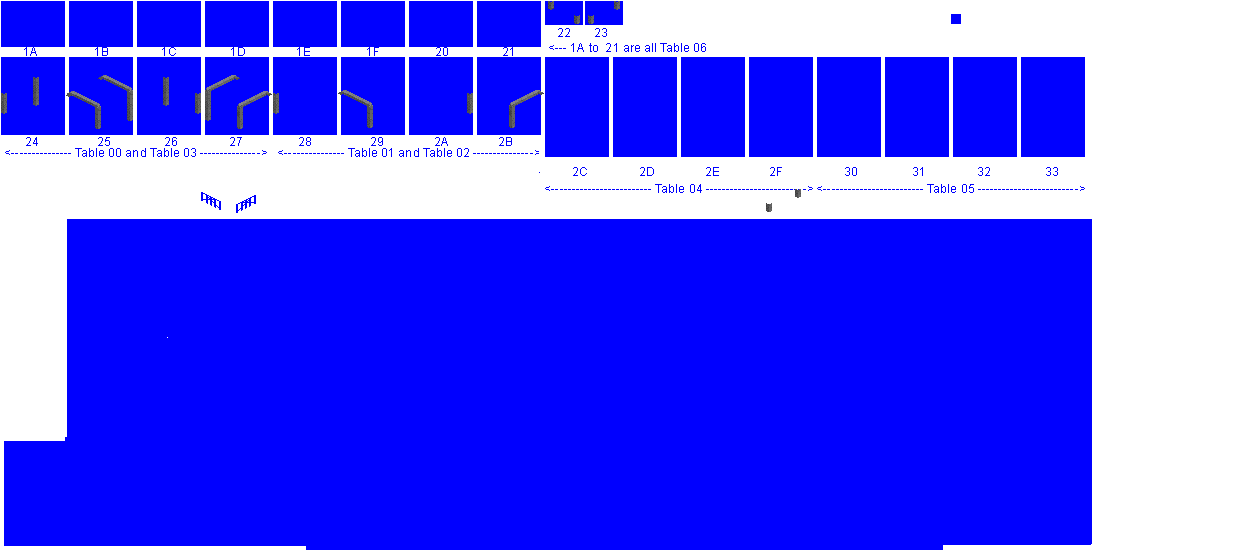
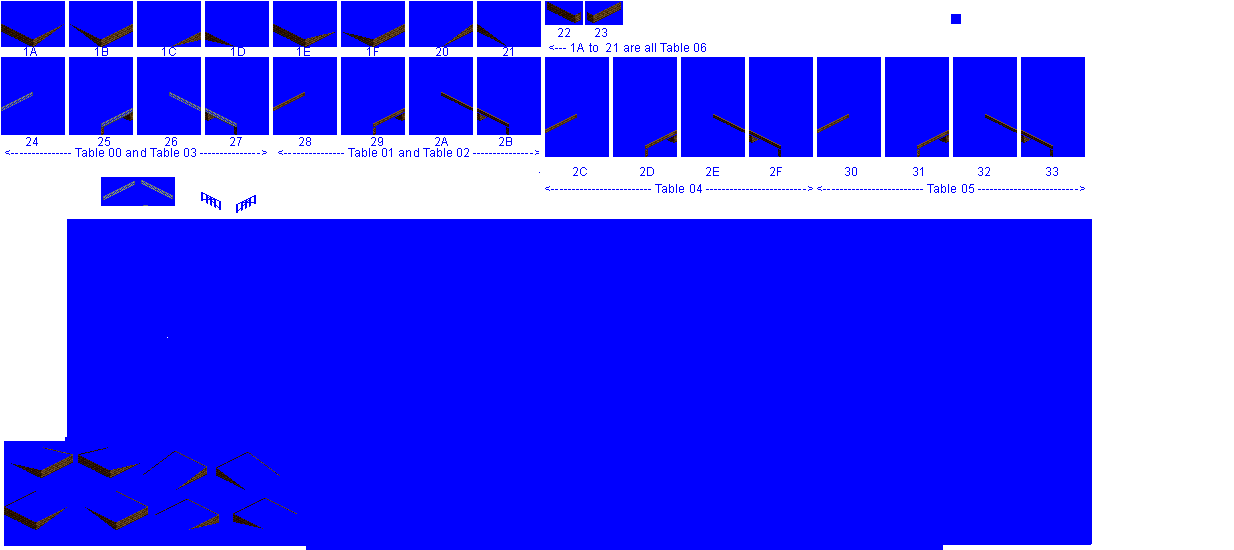
Revision of a layered 1234px x 550px image; what changed, layer by layer:
hid "susmon" over [1,1,801,212]
showed "Pasted Layer #3" over [1,1,1053,530]
